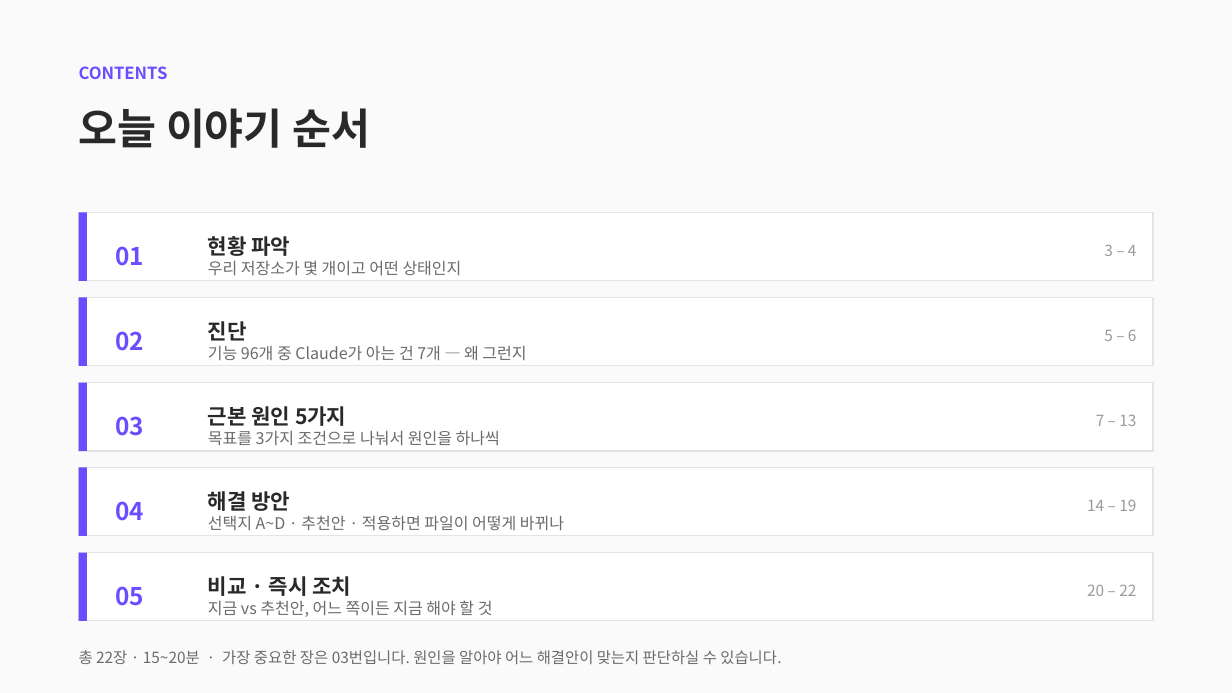
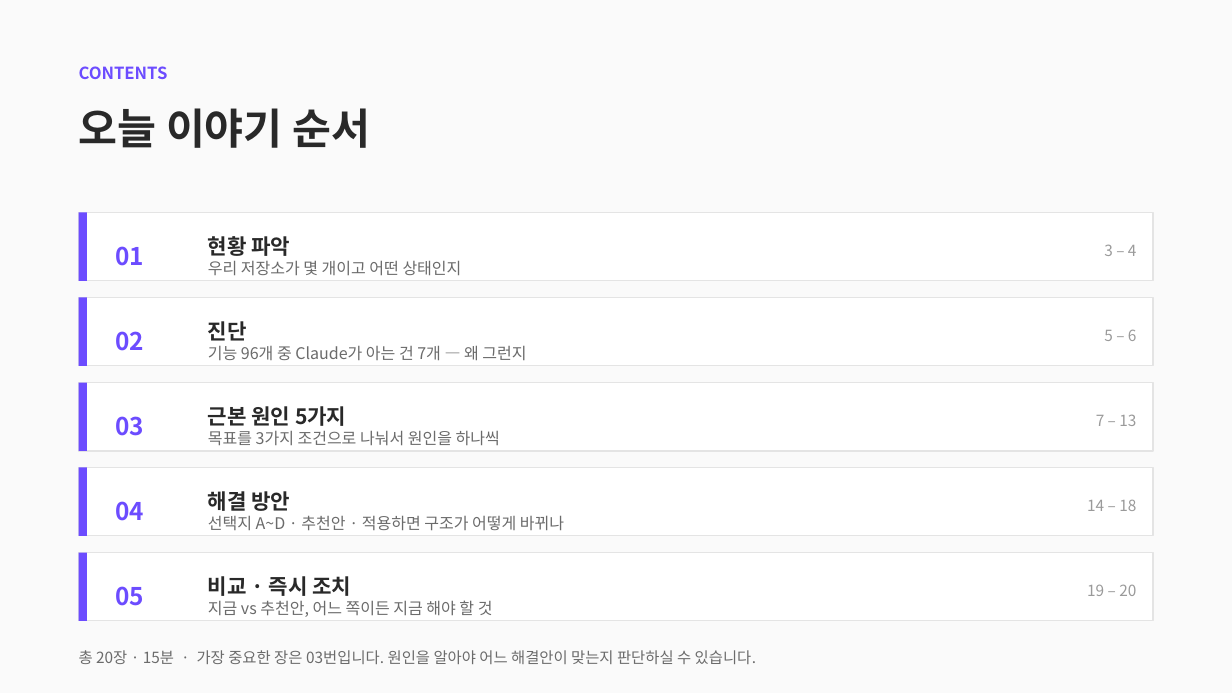
Before and after one commit to CdBd-in/design, a slide deck: slide 2 of CdBd 문서 체계 진단 및 개편 제안.pptx. Drawn at 1232x693 pixels with LibreOffice and Linux fonts; fonts in the diff are those of the drawing. Boxes give left, top, right and bottom in pixels: in the first picture for what was removed or moved away, otherwise in the second. Text is boxed around its words. In the diff, an @@ line names an element or a change of style, - is before the commit and + after.

```diff
--- a/CdBd 문서 체계 진단 및 개편 제안.pptx
+++ b/CdBd 문서 체계 진단 및 개편 제안.pptx
@@ text at (1087,500,1136,511): text changed @@
-14 – 19
+14 – 18
@@ text at (208,516,564,530): text changed @@
-선택지 A~D · 추천안 · 적용하면 파일이 어떻게 바뀌나
+선택지 A~D · 추천안 · 적용하면 구조가 어떻게 바뀌나
@@ text at (1087,584,1136,596): text changed @@
-20 – 22
+19 – 20
@@ text at (79,650,756,664): text changed @@
-총 22장 · 15~20분 · 가장 중요한 장은 03번입니다. 원인을 알아야 어느 해결안이 맞는지 판단하실 수 있습니다.
+총 20장 · 15분 · 가장 중요한 장은 03번입니다. 원인을 알아야 어느 해결안이 맞는지 판단하실 수 있습니다.
```
Also in this commit, not shown: 2 other slides changed, 2 slides removed, 1 other file.
